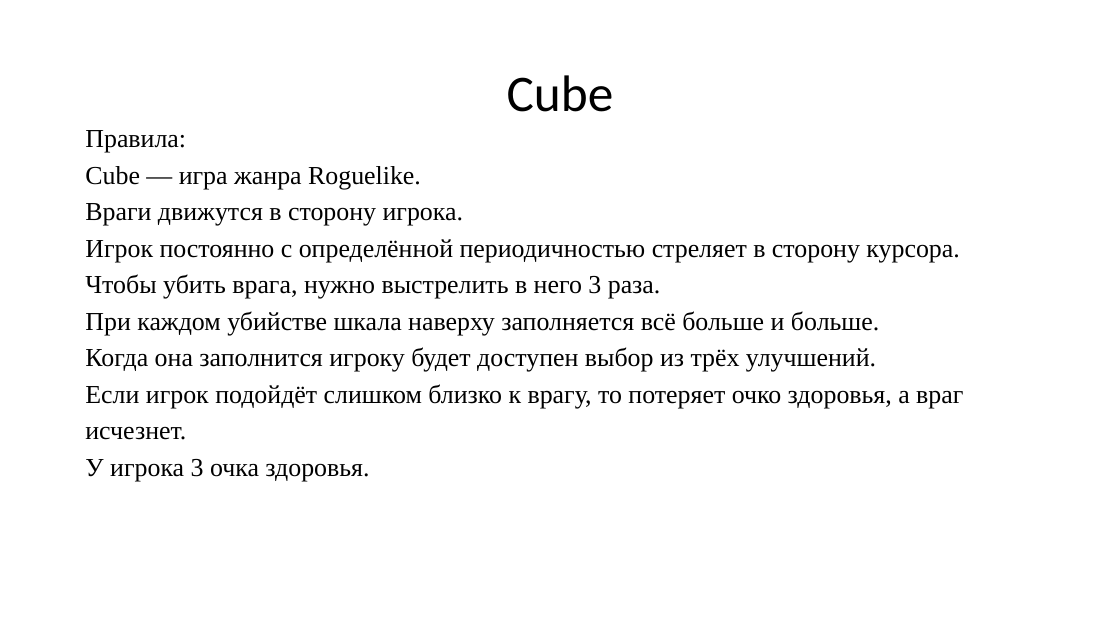
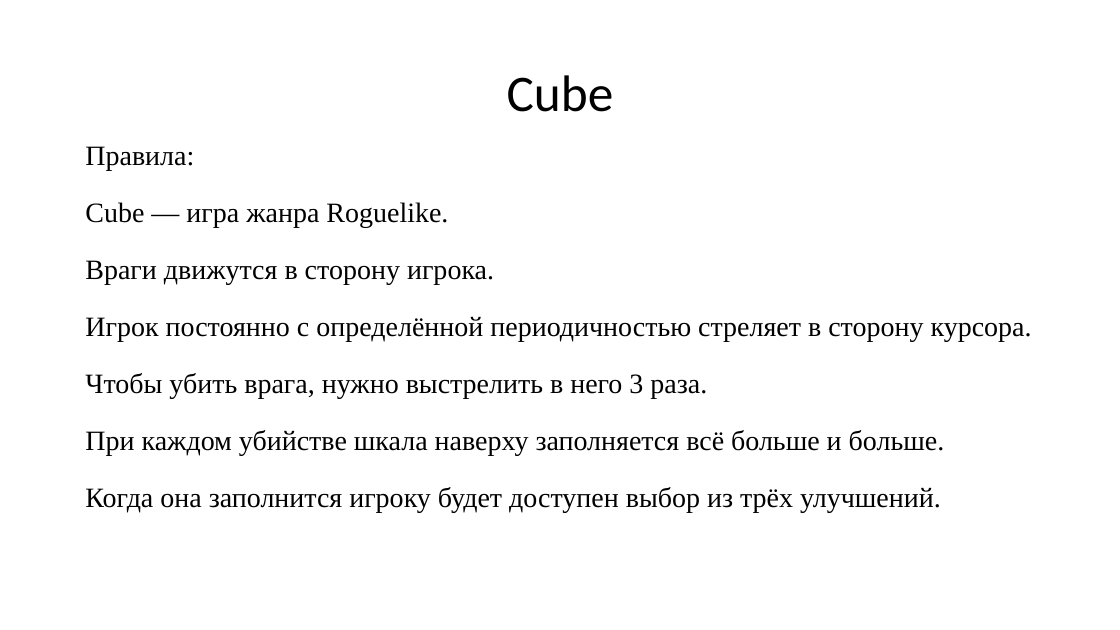
Before and after one commit to LeonKorolev2304/Cube, a slide deck: slide 3 of Презентация.pptx. Drawn at 1120x630 pixels with LibreOffice and Linux fonts; fonts in the diff are those of the drawing. Boxes give left, top, right and bottom in pixels: in the first picture for what was removed or moved away, otherwise in the second. Text is boxed around its words. In the diff, an @@ line names an element or a change of style, - is before the commit and + after.

```diff
--- a/Презентация.pptx
+++ b/Презентация.pptx
@@ text "Правила:" at (x1=85, y1=146, x2=1032, y2=512): size 22.2 to 24 pt; line spacing 0.5 to 1.07 @@
@@ text at (x1=85, y1=384, x2=963, y2=482): paragraphs removed @@
-Если игрок подойдёт слишком близко к врагу, то потеряет очко здоровья, а враг
-исчезнет.
-У игрока 3 очка здоровья.
```
Also in this commit, not shown: 2 other slides changed, 2 slides added, 10 other files.
